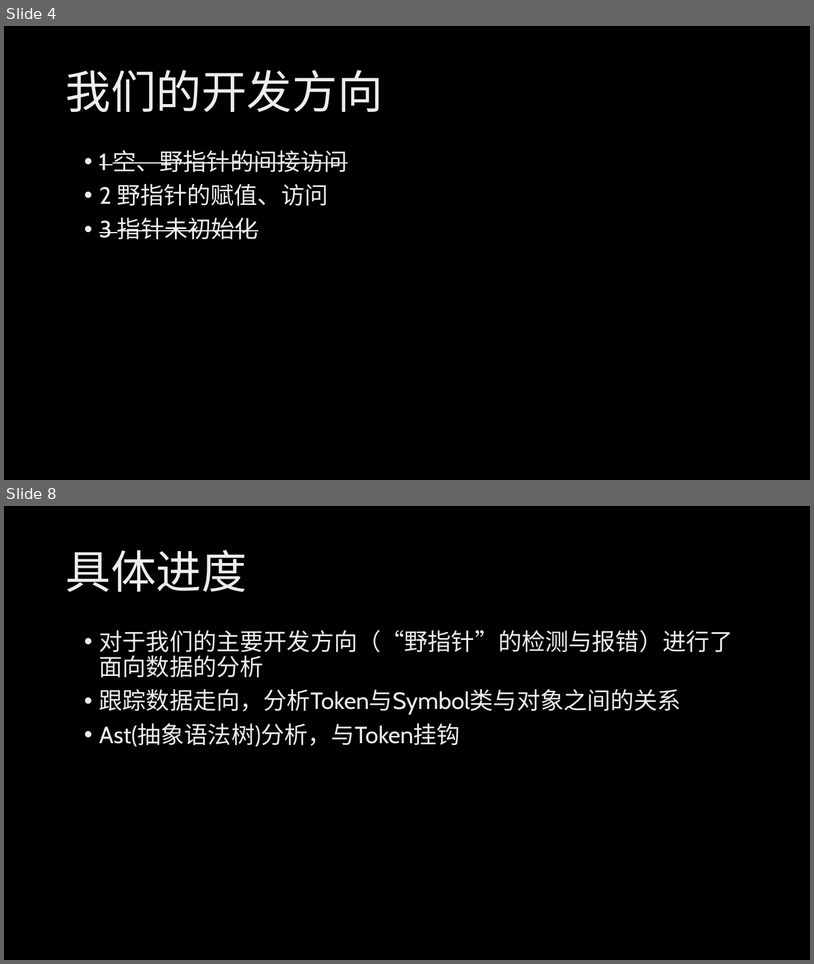
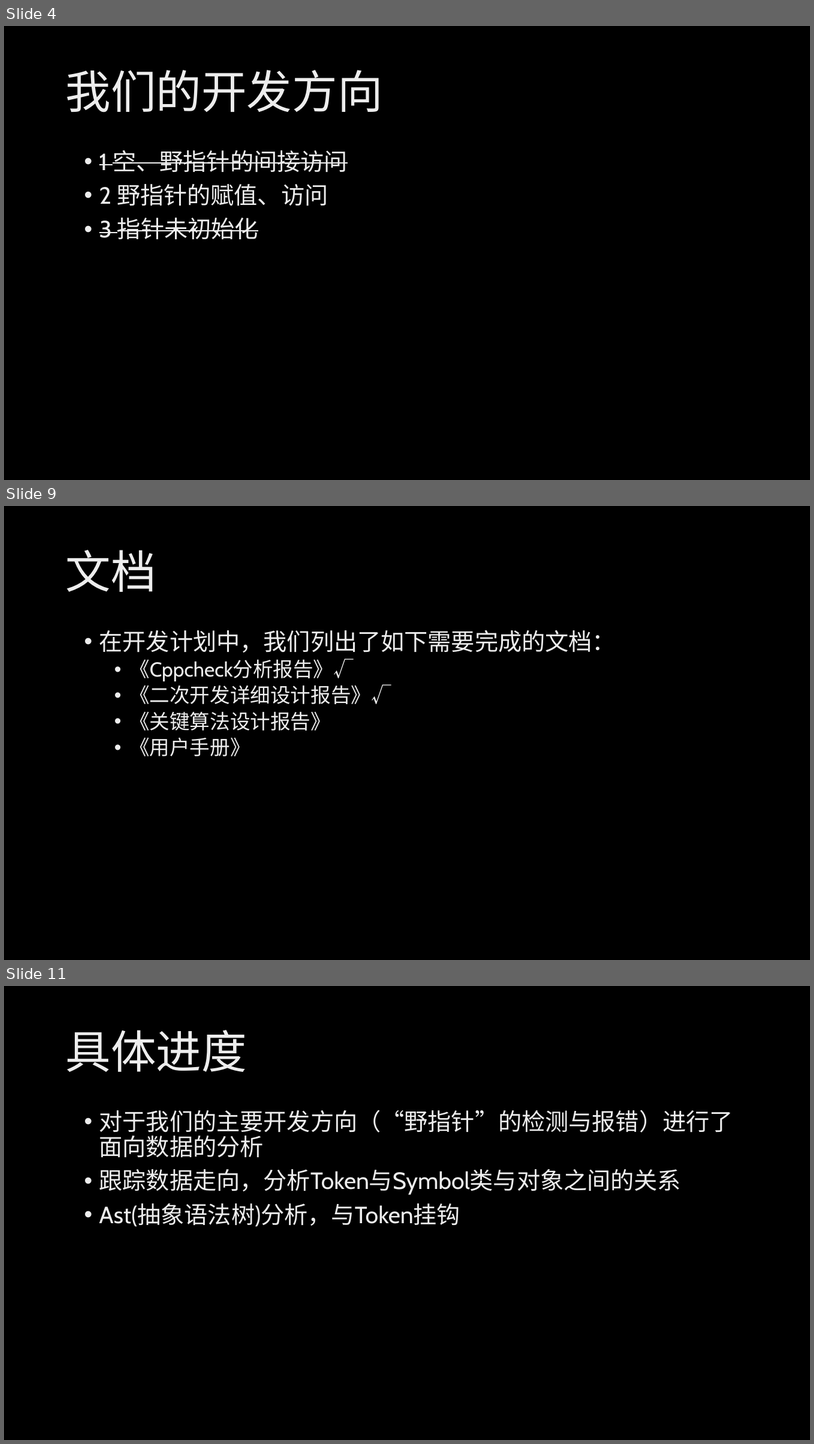
Before and after one commit to HSCppcheck/Cppcheck, a slide deck: 汇报/第六周课堂汇报.pptx. Shown one above the other, each under a label of ours: slides 4 and 8 before the commit, slides 4, 9 and 11 after it; the slides between them are not shown. The pictures are 814x964 and 814x1444 pixels, drawn with LibreOffice and Linux fonts; fonts in the diff are those of the drawing; background and template pictures are left out. Boxes give left, top, right and bottom in pixels: in the first picture for what was removed or moved away, otherwise in the second. Text is boxed around its words. In the diff, an @@ line names an element or a change of style, - is before the commit and + after.

```diff
--- a/汇报/第六周课堂汇报.pptx
+++ b/汇报/第六周课堂汇报.pptx
@@ slide 9 added at box(4, 506, 810, 960), background picture (left out) @@
@@ title added at box(65, 550, 156, 592), 54 pt, text gradient #BFBFBF to #EDEDED to #FFFFFF @@
+文档
@@ text added at box(99, 630, 616, 756), 24 pt, text gradient #BFBFBF to #EDEDED to #FFFFFF @@
+• 在开发计划中，我们列出了如下需要完成的文档：
+  • 《Cppcheck分析报告》√
+  • 《二次开发详细设计报告》√
+  • 《关键算法设计报告》
+  • 《用户手册》
@@ what was slide 8 is now slide 11 @@
```
Also in this commit, not shown: 4 slides changed, 2 other slides added, 1 other file.
